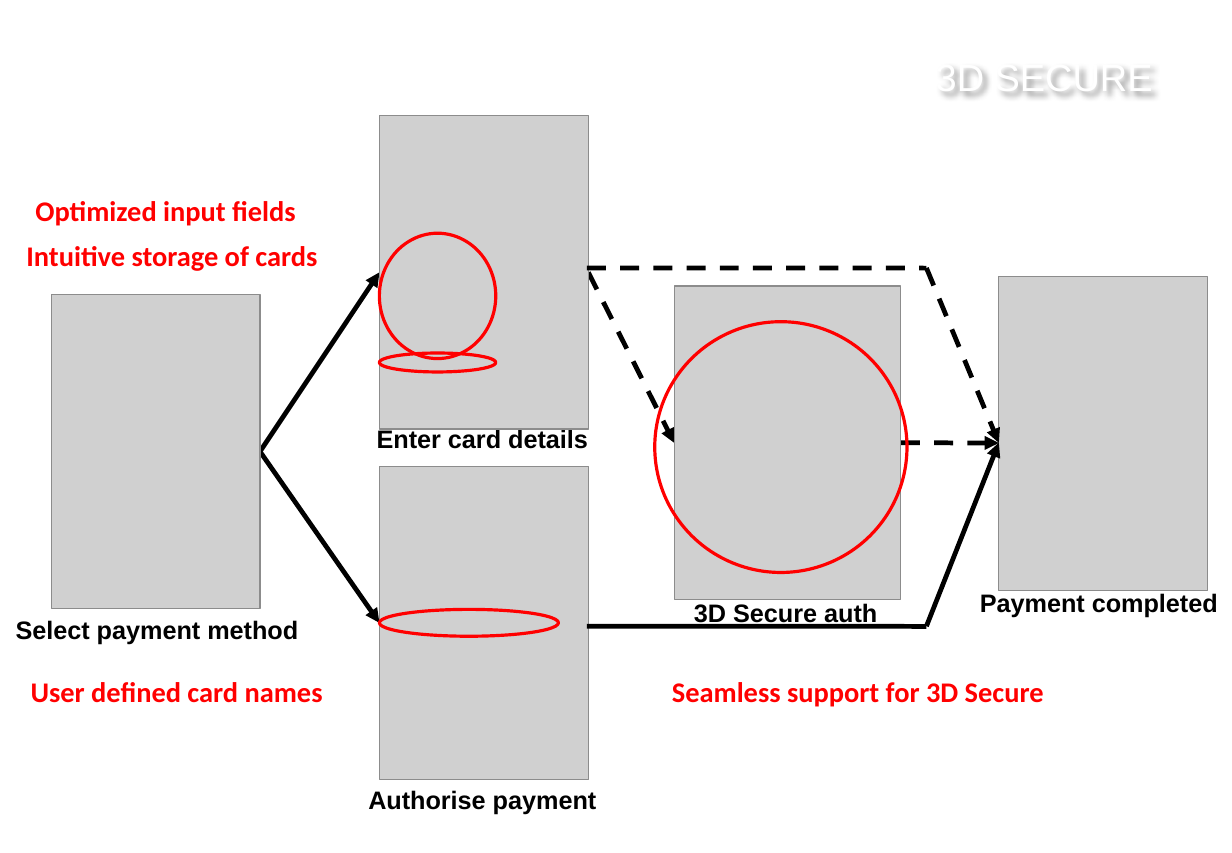
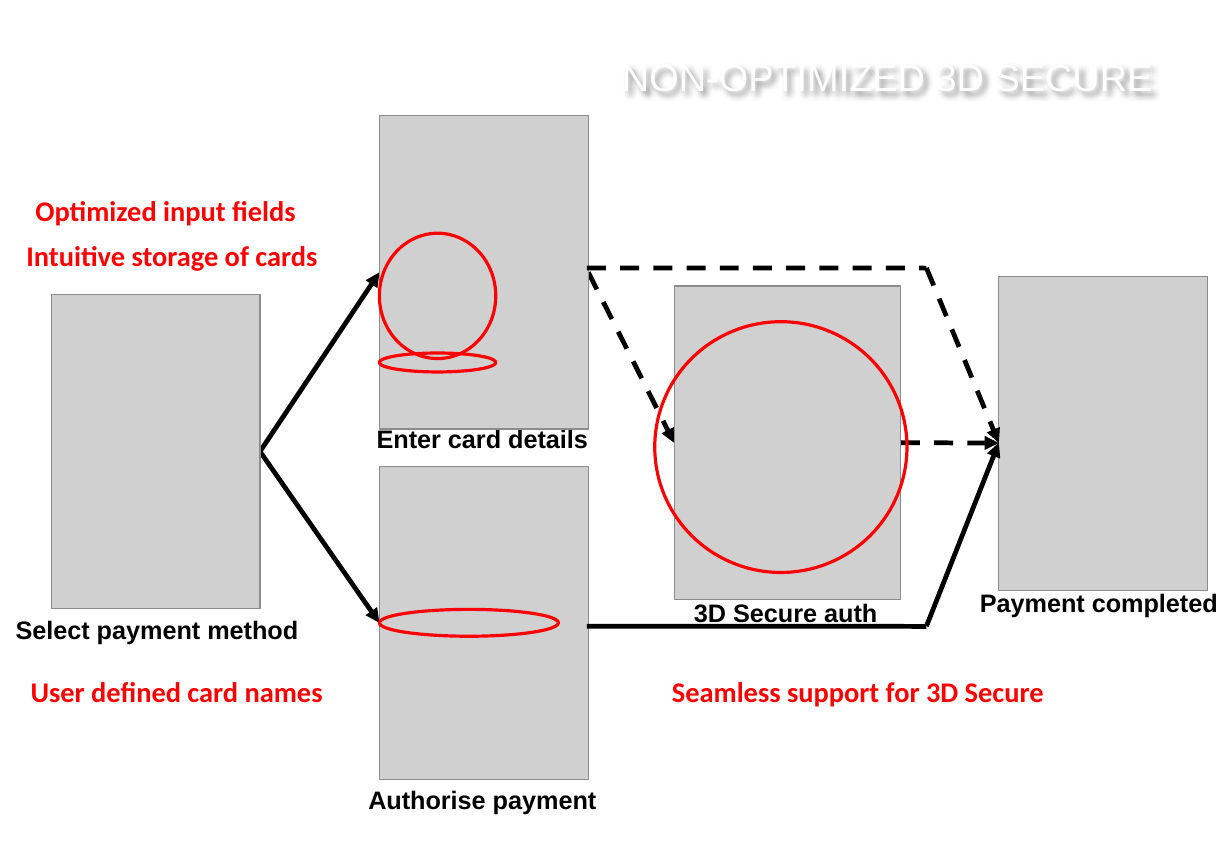
Before and after one commit to vlad3942/mpoint, a slide deck: slide 1 of doc/mPoint - 3D Secure.pptx. Drawn at 1232x853 pixels with LibreOffice and Linux fonts; fonts in the diff are those of the drawing; grey boxes stand for pictures; background and template pictures are left out. Boxes give left, top, right and bottom in pixels: in the first picture for what was removed or moved away, otherwise in the second. Text is boxed around its words. In the diff, an @@ line names an element or a change of style, - is before the commit and + after.

```diff
--- a/doc/mPoint - 3D Secure.pptx
+++ b/doc/mPoint - 3D Secure.pptx
@@ title at (622,70,1153,96): text changed @@
-3D SECURE
+NON-OPTIMIZED 3D SECURE
```
Also in this commit, not shown: 2 slides added, 3 other files.
